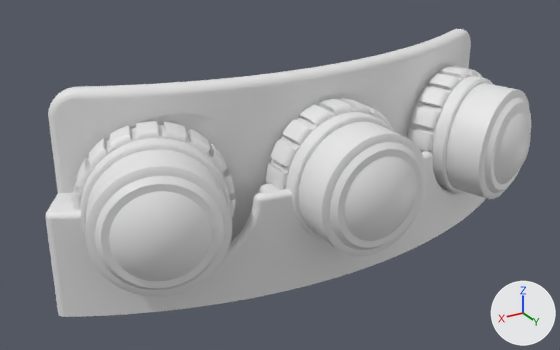
A saved change to the glTF model public/3d/holster.glb.
Both versions are drawn from a camera (50 mm lens) standing at (142.0, 216.0, 104.0) and looking at (14.0, 2.0, -3.0). The lights are fixed; the arrows at lower right show +X, +Y and +Z. The picture after the commit comes second. Where no turn or scale is listed for an object, it has been applied to the vertices.

In view in the first picture: 'back1', 'back2', 'back3', 'dome1', 'dome2', 'dome3', 'front1', 'front2', 'front3', 'holster'.
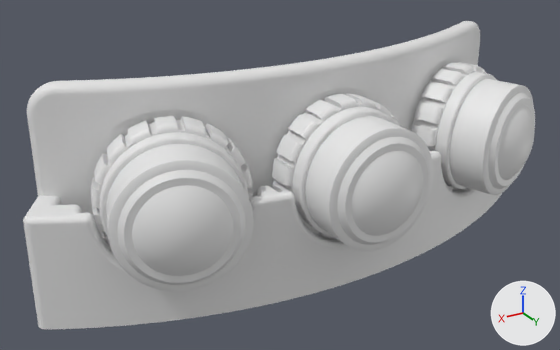
Where the newer file only moved an object's origin or applied its transform, the numbers keep the older frame.

Changed parts and their boxes (x1, y1, x2, y2) in the pictures (560 x 350 px):
```json
{"object": "holster", "change": "rescaled", "before": [45, 29, 486, 317], "after": [23, 21, 502, 329], "on screen": "9% wider, 7% taller"}
{"object": "front3", "change": "moved, turned", "before": [86, 149, 232, 296], "after": [106, 144, 253, 291]}
{"object": "front2", "change": "moved, turned", "before": [299, 121, 427, 256], "after": [305, 116, 433, 251]}
{"object": "dome3", "change": "moved, turned", "before": [109, 191, 211, 282], "after": [132, 185, 233, 276]}
{"object": "back3", "change": "moved, turned", "before": [73, 121, 235, 236], "after": [91, 116, 253, 246]}
{"object": "front1", "change": "moved", "before": [446, 83, 531, 199], "after": [449, 79, 535, 195]}
{"object": "back2", "change": "moved, turned", "before": [266, 98, 395, 240], "after": [272, 93, 400, 238]}
{"object": "dome2", "change": "moved", "before": [344, 156, 417, 241], "after": [351, 151, 423, 236]}
{"object": "back1", "change": "moved", "before": [407, 66, 493, 193], "after": [411, 62, 497, 190]}
{"object": "dome1", "change": "moved", "before": [494, 108, 531, 184], "after": [498, 104, 535, 180]}
```

The change, as JSON lines over the scene's bpy script:
```json
{"block": "me_holster", "where": "# used by ob_holster; location = (0.0, 0.0, 0.0)"}
{"op": "remove", "block": "me_holster", "code": "me_holster.from_pydata(...)  # 9573 vertices, 19126 faces; spans x -94.0..94.0, y -25.0..25.0, z -35.0..35.0"}
{"op": "add", "block": "me_holster", "code": "me_holster.from_pydata(...)  # 9573 vertices, 19126 faces; spans x -101.0..101.0, y -27.0..27.0, z -37.0..37.0"}
{"block": "me_holster", "change": "me_holster part 1: the whole mesh is scaled about its middle by 1.07"}
{"block": "me_back", "where": "# used by ob_back1; location = (-59.8, 0.0, 0.0)"}
{"op": "remove", "block": "me_back", "code": "me_back.from_pydata(...)  # 37974 vertices, 75919 faces; spans x -26.5..23.1, y -7.7..21.4, z -25.0..25.0"}
{"op": "add", "block": "me_back", "code": "me_back.from_pydata(...)  # 37974 vertices, 75919 faces; spans x -27.3..22.3, y -6.7..22.3, z -23.2..26.8"}
{"block": "me_back", "change": "me_back part 2: the whole mesh is moved by (-0.8, 0.9, 1.8)"}
{"block": "me_back_1", "where": "# used by ob_back2; location = (0.0, 10.1, 0.0)"}
{"op": "remove", "block": "me_back_1", "code": "me_back_1.from_pydata(...)  # 37974 vertices, 75919 faces; spans x -25.0..25.0, y 0.0..15.1, z -25.0..25.0"}
{"op": "add", "block": "me_back_1", "code": "me_back_1.from_pydata(...)  # 37974 vertices, 75919 faces; spans x -26.9..23.2, y 0.5..16.0, z -23.4..26.6"}
{"block": "me_back_1", "change": "me_back_1 part 3: the whole mesh is turned 0.6 degrees about the z axis through its middle, then moved by (-1.9, 0.7, 1.6)"}
{"block": "me_back_2", "where": "# used by ob_back3; location = (59.8, 0.0, 0.0)"}
{"op": "remove", "block": "me_back_2", "code": "me_back_2.from_pydata(...)  # 37974 vertices, 75919 faces; spans x -23.1..26.5, y -7.7..21.4, z -25.0..25.0"}
{"op": "add", "block": "me_back_2", "code": "me_back_2.from_pydata(...)  # 37974 vertices, 75919 faces; spans x -28.2..21.7, y -4.2..23.5, z -23.3..26.7"}
{"block": "me_back_2", "change": "me_back_2 part 4: the whole mesh is turned 2 degrees about the z axis through its middle, then moved by (-5.0, 2.8, 1.7)"}
{"op": "set", "path": "ob_front1.location", "old": "(-59.8, 0.0, 0.0)", "new": "(-60.7, 0.9, 1.8)"}
{"op": "set", "path": "ob_dome1.location", "old": "(-59.8, 0.0, 0.0)", "new": "(-60.7, 0.9, 1.8)"}
{"op": "set", "path": "ob_front2.location", "old": "(0.0, 10.1, 0.0)", "new": "(-1.8, 10.8, 1.6)"}
{"op": "set", "path": "ob_front2.rotation_euler", "old": "(0.0, 0.0, 3.142)", "new": "(0.0, 0.0, -3.132)", "note": "degrees (0, 0, 180) -> degrees (0, 0, -179)"}
{"op": "set", "path": "ob_dome2.location", "old": "(0.0, 10.1, 0.0)", "new": "(-1.8, 10.8, 1.6)"}
{"op": "set", "path": "ob_front3.location", "old": "(59.8, 0.0, 0.0)", "new": "(55.1, 2.7, 1.7)"}
{"op": "set", "path": "ob_front3.rotation_euler", "old": "(0.0, 0.0, 2.807)", "new": "(0.0, 0.0, 2.843)", "note": "degrees (0, 0, 161) -> degrees (0, 0, 163)"}
{"op": "set", "path": "ob_dome3.location", "old": "(59.8, 0.0, 0.0)", "new": "(55.1, 2.7, 1.7)"}
{"op": "set", "path": "ob_dome3.rotation_euler", "old": "(0.0, 0.0, 2.807)", "new": "(0.0, 0.0, 2.843)", "note": "degrees (0, 0, 161) -> degrees (0, 0, 163)"}
```
